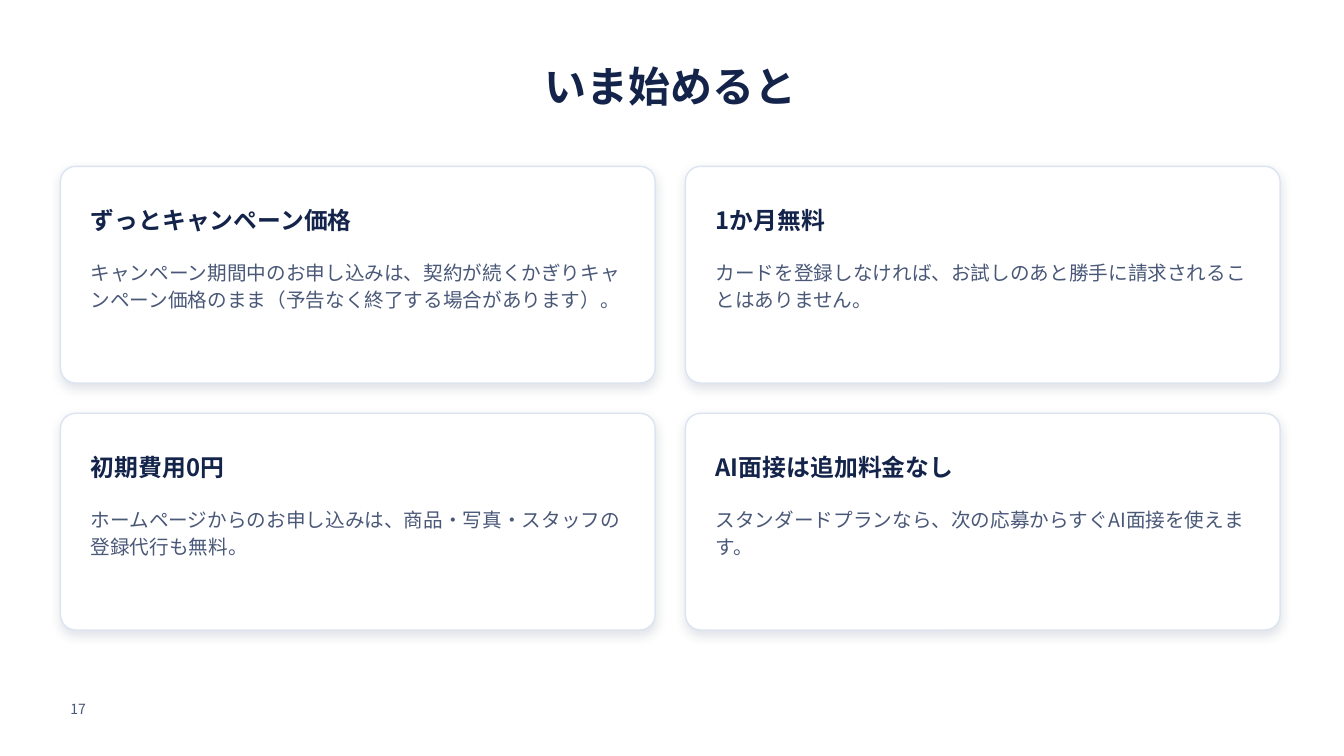
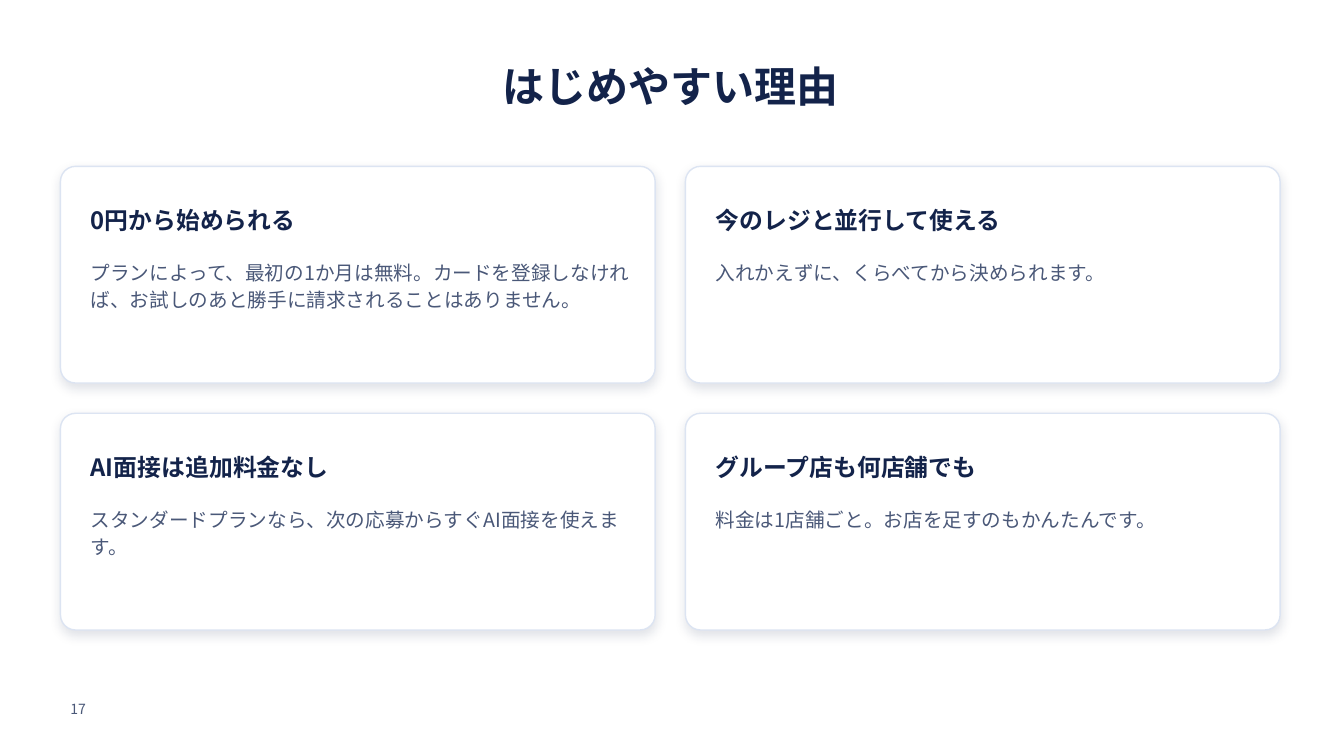
Before and after one commit to SatoAkito2026/GACHICAREERAI, a slide deck: slide 17 of docs/posupos-sales/posupos-teian.pptx. Drawn at 1344x756 pixels with LibreOffice and Linux fonts; fonts in the diff are those of the drawing; background and template pictures are left out. Boxes give left, top, right and bottom in pixels: in the first picture for what was removed or moved away, otherwise in the second. Text is boxed around its words. In the diff, an @@ line names an element or a change of style, - is before the commit and + after.

```diff
--- a/docs/posupos-sales/posupos-teian.pptx
+++ b/docs/posupos-sales/posupos-teian.pptx
@@ title at (502, 66, 838, 106): text changed @@
-いま始めると
+はじめやすい理由
@@ text at (91, 209, 296, 231): text changed @@
-ずっとキャンペーン価格
+0円から始められる
@@ text at (716, 208, 1001, 232): text changed @@
-1か月無料
+今のレジと並行して使える
@@ text at (91, 263, 630, 309): text changed @@
-キャンペーン期間中のお申し込みは、契約が続くかぎりキャンペーン価格のまま（予告なく終了する場合があります）。
+プランによって、最初の1か月は無料。カードを登録しなければ、お試しのあと勝手に請求されることはありません。
@@ text at (716, 263, 1105, 282): text changed @@
-カードを登録しなければ、お試しのあと勝手に請求されることはありません。
+入れかえずに、くらべてから決められます。
@@ text at (91, 455, 329, 478): text changed @@
-初期費用0円
+AI面接は追加料金なし
@@ text at (716, 455, 977, 478): text changed @@
-AI面接は追加料金なし
+グループ店も何店舗でも
@@ text at (91, 510, 619, 555): text changed @@
-ホームページからのお申し込みは、商品・写真・スタッフの登録代行も無料。
+スタンダードプランなら、次の応募からすぐAI面接を使えます。
@@ text at (716, 510, 1156, 529): text changed @@
-スタンダードプランなら、次の応募からすぐAI面接を使えます。
+料金は1店舗ごと。お店を足すのもかんたんです。
```
Also in this commit, not shown: 2 other slides changed, 4 other files.
